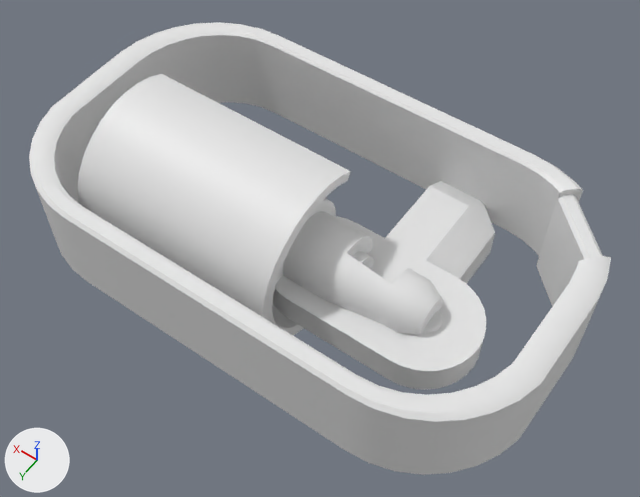
An edit to the FBX model Assets/Blender/Travel/travel.fbx, drawn before and after from the same camera.
Rendered twice from a 50 mm lens placed at (-89.2, 129.3, 207.6), pointed at (6.9, -5.3, -3.8). Lighting does not change. The marker at lower left points along +X, +Y and +Z. The first picture is the older version. Where no turn or scale is listed for an object, it has been applied to the vertices. Vertices at exactly the same position are counted once.

Before the edit, the objects in view are built like this:
```python
me_cube_001 = bpy.data.meshes.new('Cube.001')
me_cube_001.from_pydata(...)  # 12 vertices, 8 faces; spans x -12.3..8.6, y -12.3..8.6, z -16.6..16.6
me_cube_004 = bpy.data.meshes.new('Cube.004')
me_cube_004.from_pydata(...)  # 88 vertices, 61 faces; spans x -34.6..34.6, y -53.0..17.3, z -16.0..0.0
me_cube_004.materials.append(mat_material)  # white #e7e7e7
me_cube_007 = bpy.data.meshes.new('Cube.007')
me_cube_007.from_pydata(...)  # 298 vertices, 247 faces; spans x -19.5..54.8, y 0.7..31.2, z -13.6..16.9
me_cylinder_007 = bpy.data.meshes.new('Cylinder.007')
me_cylinder_007.from_pydata(...)  # 86 vertices, 45 faces; spans x -33.1..37.2, y -14.2..28.2, z -28.2..28.2
ob_travelbase = bpy.data.objects.new('TravelBase', me_cube_004)
ob_travelbase.location = (-15.5, 0.0, 0.0)
ob_travelbody = bpy.data.objects.new('TravelBody', me_cube_007)
ob_travelbody.location = (-15.5, -16.0, 0.0)
ob_travelgate = bpy.data.objects.new('TravelGate', me_cube_001)
ob_travelgate.location = (-55.5, -39.0, 0.0)
ob_travelshell = bpy.data.objects.new('TravelShell', me_cylinder_007)
ob_travelshell.location = (35.7, 0.0, 0.8)
# also in view: 'TravelPerimeter' at (13.3, -8.1, 3.2)
```
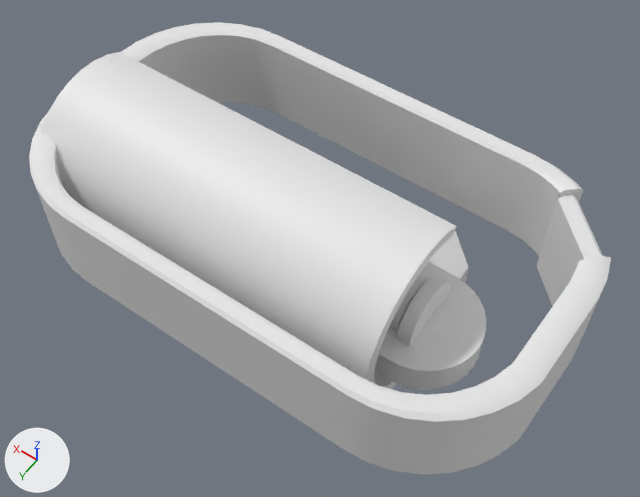
The change in detail:
me_cube_004 is used by ob_travelbase; location (-15.5, 0.0, 0.0).
me_cube_004 had 88 vertices, 61 faces and spanned x -34.6..34.6, y -53.0..17.3, z -16.0..0.0.
me_cube_004 now has 88 vertices, 61 faces and spans x -34.6..34.6, y -36.5..17.3, z -16.0..0.0.
me_cube_004 part 2: all 10 vertices in x -17.2..7.1, y -53.0..-43.2, z -16.0..0.0 are moved by (0.0, 16.6, 0.0).
me_cube_007 is used by ob_travelbody; location (-15.5, -16.0, 0.0).
me_cube_007 had 298 vertices, 247 faces and spanned x -19.5..54.8, y 0.7..31.2, z -13.6..16.9.
me_cube_007 now has 330 vertices, 279 faces and spans x -19.0..54.8, y 0.7..31.2, z -13.6..16.9.
Part 3, on me_cube_007:
1 face is deleted.
32 vertices move from x -19.5, y 10.0..21.9, z -4.3..7.6 to x -14.9, y 5.2..26.6, z -9.1..12.3.
32 new vertices lie (-4.1, 0.0, 0.0) away from vertices in x -19.5, y 10.0..21.9, z -4.3..7.6.
33 new faces join them.
me_cylinder_007 is used by ob_travelshell; location (35.7, 0.0, 0.8).
me_cylinder_007 had 86 vertices, 45 faces and spanned x -33.1..37.2, y -14.2..28.2, z -28.2..28.2.
me_cylinder_007 now has 86 vertices, 45 faces and spans x -73.2..49.1, y -14.2..28.2, z -28.2..28.2.
me_cylinder_007 part 1: the whole mesh is scaled about its middle by (1.74, 1, 1), then moved by (-14.1, 0.0, 0.0).
Object 'TravelShell' (ob_travelshell) moves from (35.7, 0.0, 0.8) to (41.7, 0.0, 0.8).

Where the change shows, as pixel boxes (x1, y1, x2, y2) in the pictures (640 x 497 px; the box of a moved part takes in the faces that stretch with it):
'TravelShell', moved, rescaled (52% wider, 29% taller): before (78, 74, 351, 336); after (41, 52, 457, 389)
'TravelBase', reshaped: before (273, 181, 495, 390); after (375, 232, 486, 390)
'TravelBody', reshaped: before (276, 198, 443, 335); after (389, 274, 450, 346)
part 2 of me_cube_004, moved or reshaped: before (385, 181, 495, 284); after (428, 232, 469, 282)
part 3 of me_cube_007, built on: before (397, 280, 443, 335); after (397, 276, 450, 346)
